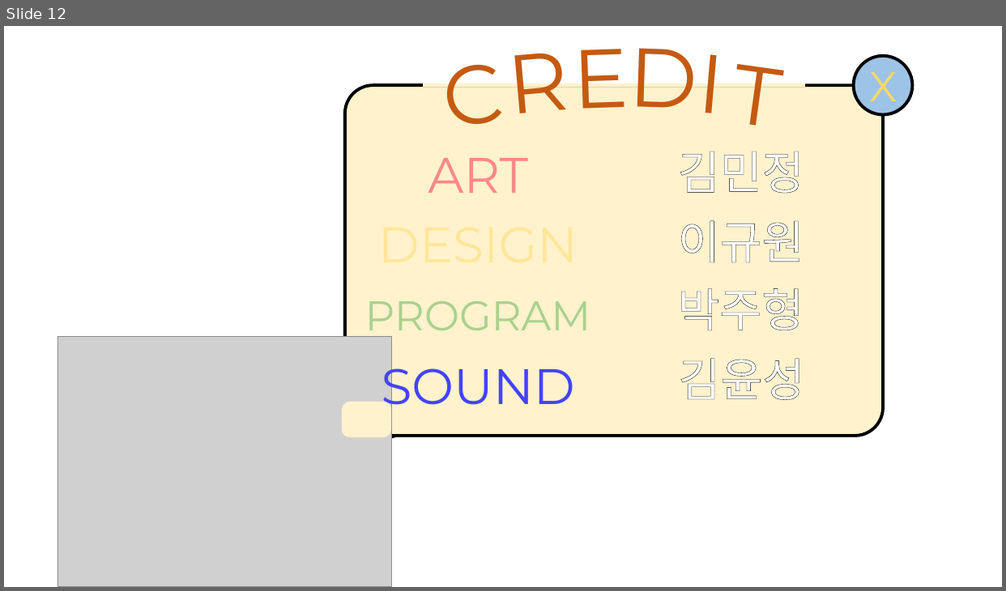
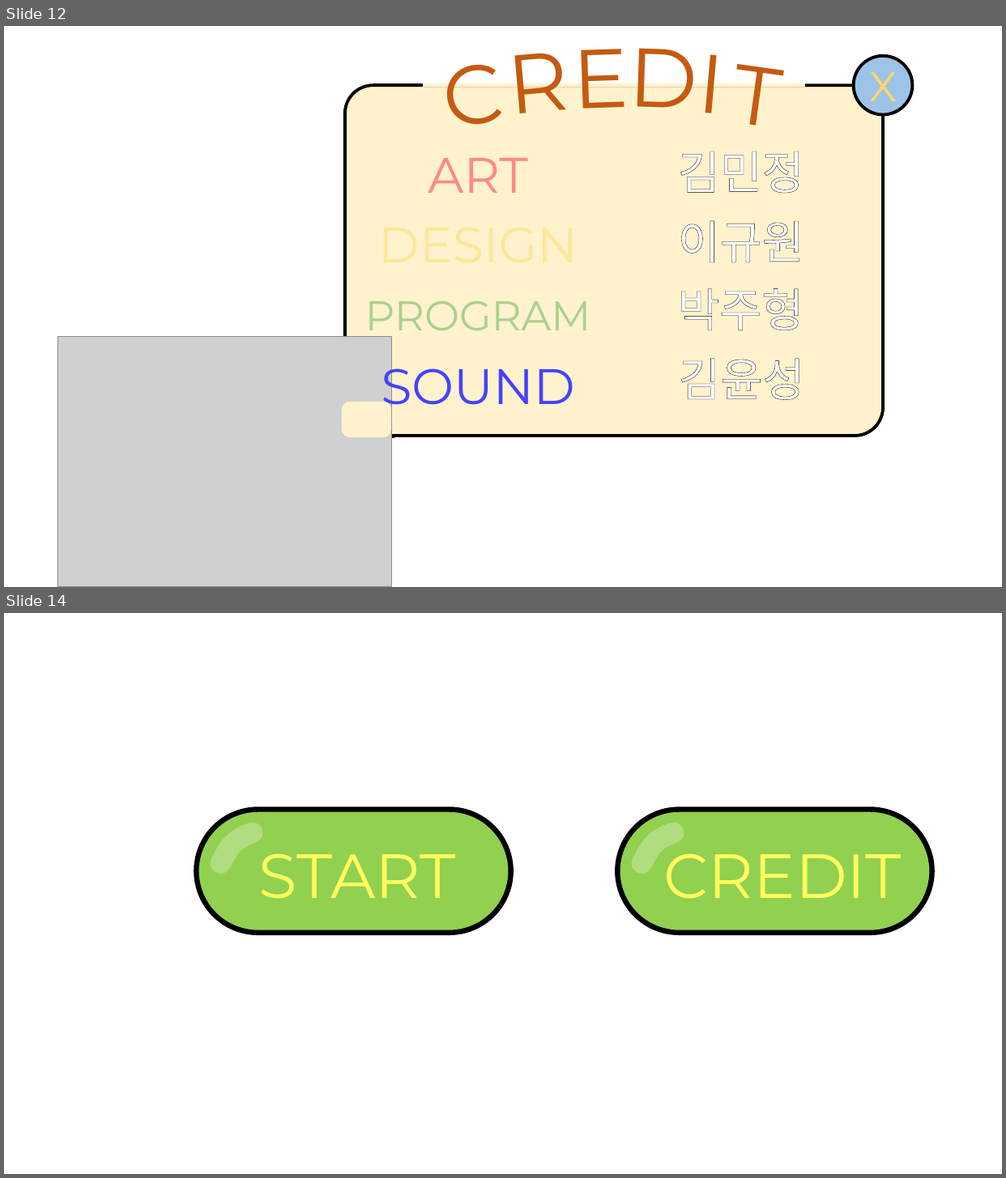
Before and after one commit to SNUGDC/CatDefense, a slide deck: UI Design.pptx. Shown one above the other, each under a label of ours: slide 12 before the commit, slides 12 and 14 after it; the slides between them are not shown. The pictures are 1006x591 and 1006x1178 pixels, drawn with LibreOffice and Linux fonts; fonts in the diff are those of the drawing; grey boxes stand for pictures. Boxes give left, top, right and bottom in pixels: in the first picture for what was removed or moved away, otherwise in the second. Text is boxed around its words. In the diff, an @@ line names an element or a change of style, - is before the commit and + after.

```diff
--- a/UI Design.pptx
+++ b/UI Design.pptx
@@ slide 14 added at [4,613,1002,1174], background #FFFFFF @@
@@ rounded rectangle added at [197,809,511,933], fill #92D050, outline #000000 5 pt @@
@@ rounded rectangle added at [618,809,932,933], fill #92D050, outline #000000 5 pt @@
@@ freeform shape added at [221,833,253,864], outline #B0DD7F 20 pt @@
@@ text added at [259,837,455,899], 60 pt, text #FFFF5D @@
+START
@@ freeform shape added at [641,833,673,864], outline #B0DD7F 20 pt @@
@@ text added at [664,837,902,899], 60 pt, text #FFFF5D @@
+CREDIT
```
Also in this commit, not shown: 1 other slide added, 11 other files.
